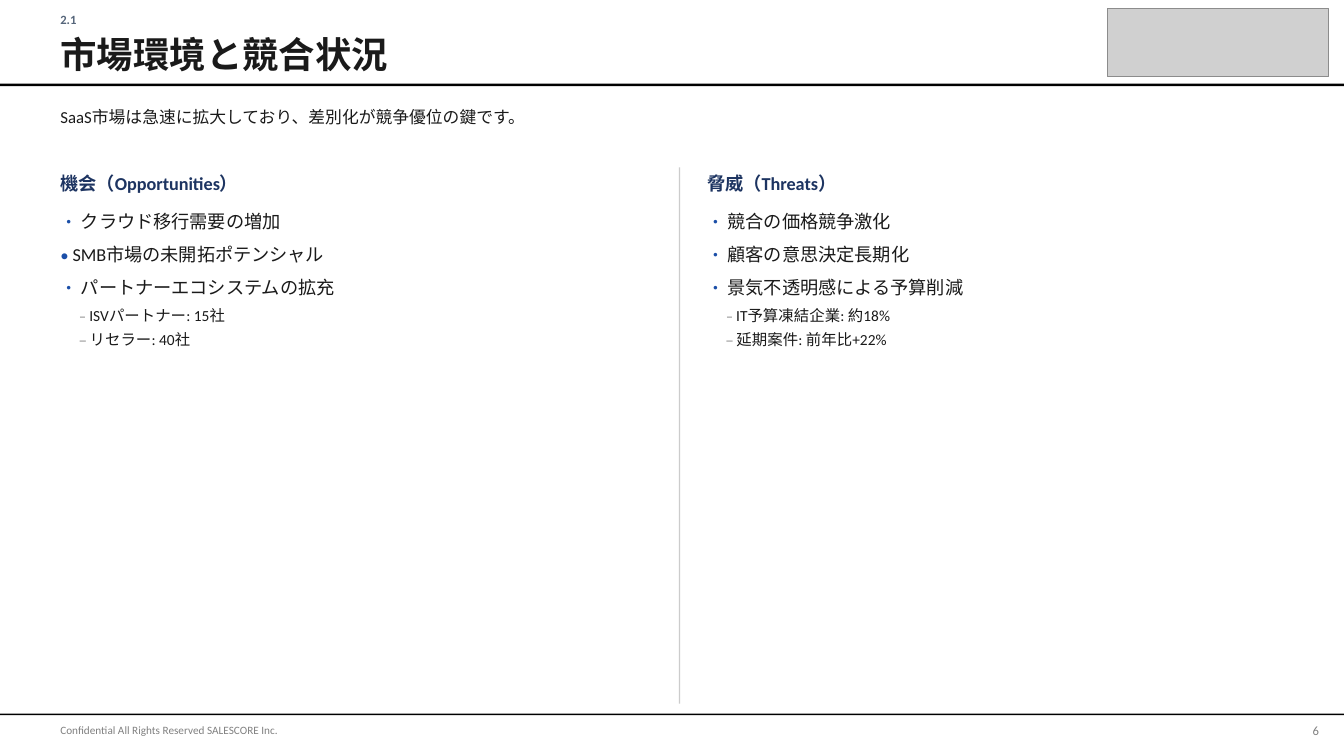
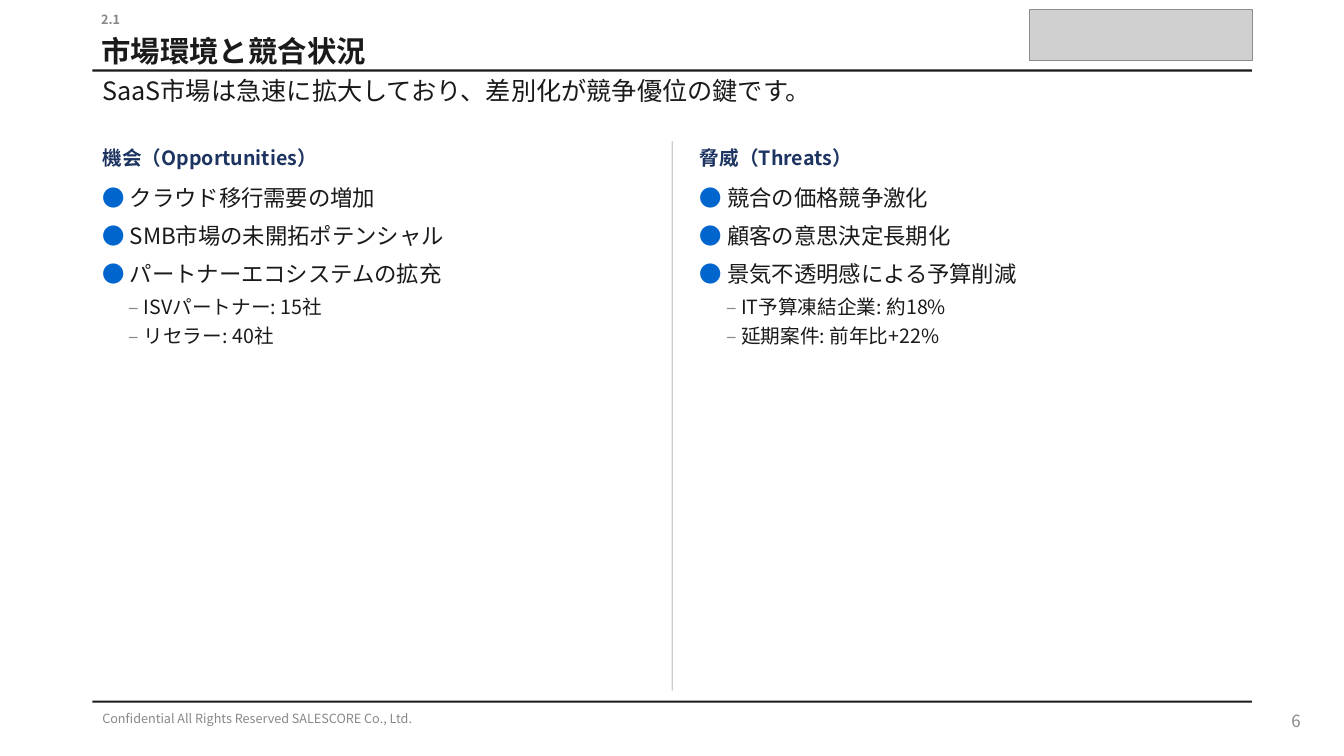
Before and after one commit to shintanagami-netizen/-, a slide deck: slide 6 of demo_sample.pptx. Drawn at 1344x756 pixels with LibreOffice and Linux fonts; fonts in the diff are those of the drawing; grey boxes stand for pictures. Boxes give left, top, right and bottom in pixels: in the first picture for what was removed or moved away, otherwise in the second. Text is boxed around its words. In the diff, an @@ line names an element or a change of style, - is before the commit and + after.

```diff
--- a/demo_sample.pptx
+++ b/demo_sample.pptx
@@ text "2.1": place and size @@
-text "2.1" at bbox=[60, 15, 76, 24]
+text "2.1" at bbox=[101, 14, 120, 24]
@@ text "2.1" at bbox=[101, 14, 120, 24]: font Calibri to Noto Sans CJK JP, text colour #55657A to #888888 @@
@@ text "市場環境と競合状況": place and size @@
-text "市場環境と競合状況" at bbox=[60, 36, 388, 72]
+text "市場環境と競合状況" at bbox=[101, 37, 366, 70]
@@ text "市場環境と競合状況" at bbox=[101, 37, 366, 70]: size 26 to 21 pt, font Calibri to Noto Sans CJK JP @@
@@ picture: place and size @@
-picture at bbox=[1107, 8, 1329, 77]
+picture at bbox=[1029, 9, 1252, 60]
@@ text "SaaS市場は急速に拡大しており、差別化が競争優位の鍵です。": place and size @@
-text "SaaS市場は急速に拡大しており、差別化が競争優位の鍵です。" at bbox=[60, 110, 525, 125]
+text "SaaS市場は急速に拡大しており、差別化が競争優位の鍵です。" at bbox=[102, 79, 811, 102]
@@ text "SaaS市場は急速に拡大しており、差別化が競争優位の鍵です。" at bbox=[102, 79, 811, 102]: size 12 to 18 pt, font Calibri to Noto Sans CJK JP @@
@@ rectangle at bbox=[93, 70, 1252, 72]: fill #000000 to #1A1A1A @@
@@ rectangle: place and size @@
-rectangle at bbox=[0, 84, 1344, 87]
+rectangle at bbox=[93, 70, 1252, 72]
@@ text "機会（Opportunities）": place and size @@
-text "機会（Opportunities）" at bbox=[60, 174, 238, 193]
+text "機会（Opportunities）" at bbox=[102, 148, 317, 170]
@@ text "機会（Opportunities）" at bbox=[102, 148, 317, 170]: size 13 to 14 pt, font Calibri to Noto Sans CJK JP @@
@@ rectangle: place and size @@
-rectangle at bbox=[679, 167, 680, 704]
+rectangle at bbox=[671, 141, 673, 691]
@@ text "脅威（Threats）" at bbox=[700, 148, 852, 167]: size 13 to 14 pt, font Calibri to Noto Sans CJK JP @@
@@ text "脅威（Threats）": place and size @@
-text "脅威（Threats）" at bbox=[707, 174, 836, 192]
+text "脅威（Threats）" at bbox=[700, 148, 852, 167]
@@ text "● クラウド移行需要の増加": place and size @@
-text "● クラウド移行需要の増加" at bbox=[73, 213, 335, 347]
+text "● クラウド移行需要の増加" at bbox=[130, 187, 444, 345]
@@ text "● 競合の価格競争激化": place and size @@
-text "● 競合の価格競争激化" at bbox=[728, 212, 964, 347]
+text "● 競合の価格競争激化" at bbox=[727, 187, 1017, 345]
@@ text at bbox=[130, 187, 444, 284]: text changed; size 13 to 16 pt; font Calibri to Noto Sans CJK JP @@
-• クラウド移行需要の増加
-• SMB市場の未開拓ポテンシャル
-• パートナーエコシステムの拡充
+● クラウド移行需要の増加
+● SMB市場の未開拓ポテンシャル
+● パートナーエコシステムの拡充
@@ text at bbox=[727, 187, 1017, 284]: text changed; size 13 to 16 pt; font Calibri to Noto Sans CJK JP @@
-• 競合の価格競争激化
-• 顧客の意思決定長期化
-• 景気不透明感による予算削減
+● 競合の価格競争激化
+● 顧客の意思決定長期化
+● 景気不透明感による予算削減
@@ text at bbox=[144, 297, 322, 345]: size 10 to 14 pt, text colour #808080 to #888888 in "–", "–"; size 11 to 14 pt in "ISVパートナー: 15社", "リセラー: 40社"; font Calibri to Noto Sans CJK JP in "– ISVパートナー: 15社", "– リセラー: 40社" @@
@@ text at bbox=[741, 297, 946, 345]: size 10 to 14 pt, text colour #808080 to #888888 in "–", "–"; size 11 to 14 pt in "IT予算凍結企業: 約18%", "延期案件: 前年比+22%"; font Calibri to Noto Sans CJK JP in "– IT予算凍結企業: 約18%", "– 延期案件: 前年比+22%" @@
@@ rectangle: place and size @@
-rectangle at bbox=[0, 714, 1344, 716]
+rectangle at bbox=[93, 701, 1252, 703]
@@ rectangle at bbox=[93, 701, 1252, 703]: fill #000000 to #1A1A1A @@
@@ text at bbox=[102, 713, 412, 726]: text changed; size 8 to 9 pt; font Calibri to Noto Sans CJK JP; text colour #808080 to #888888 @@
-Confidential All Rights Reserved SALESCORE Inc.
+Confidential All Rights Reserved SALESCORE Co., Ltd.
@@ text "6": place and size @@
-text "6" at bbox=[1313, 726, 1319, 735]
+text "6" at bbox=[1291, 714, 1300, 727]
@@ text "6" at bbox=[1291, 714, 1300, 727]: size 9 to 12 pt, font Calibri to Noto Sans CJK JP, text colour #808080 to #888888 @@
```
Also in this commit, not shown: 16 other slides changed, 2 other files.
